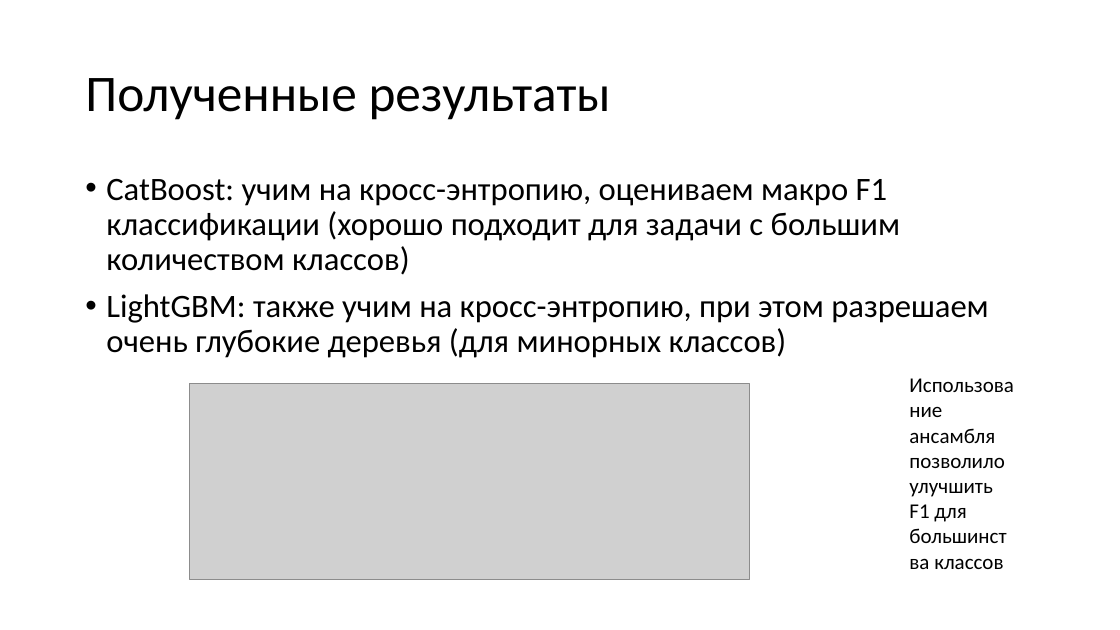
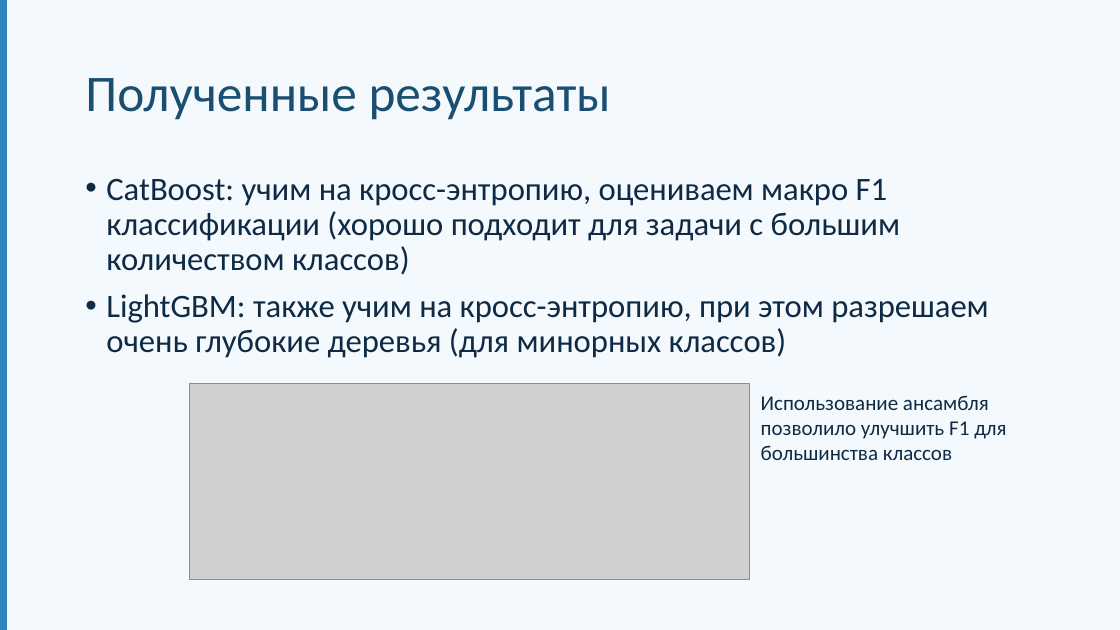
Before and after one commit to alexveider1/soa_hackathon, a slide deck: slide 8 of presentation_temp.pptx. Drawn at 1120x630 pixels with LibreOffice and Linux fonts; fonts in the diff are those of the drawing; grey boxes stand for pictures. Boxes give left, top, right and bottom in pixels: in the first picture for what was removed or moved away, otherwise in the second. Text is boxed around its words. In the diff, an @@ line names an element or a change of style, - is before the commit and + after.

Commit message:
update presentation

```diff
--- a/presentation_temp.pptx
+++ b/presentation_temp.pptx
@@ background #FFFFFF to #F4F9FD @@
@@ rectangle added at [0, 0, 7, 630], fill #2E86C1 @@
@@ title "Полученные результаты" at [85, 78, 611, 120]: text colour #000000 to #1B4F72 @@
@@ text "CatBoost: учим на кросс-энтропию, оцениваем ..." at [106, 178, 988, 358]: text colour #000000 to #0F2A44 @@
@@ text "Использование ансамбля позволило улучшить F1 ..." at [761, 395, 1006, 460]: text colour #000000 to #0F2A44 @@
@@ text "Использование ансамбля позволило улучшить F1 ...": place and size @@
-text "Использование ансамбля позволило улучшить F1 ..." at [909, 428, 1004, 569]
+text "Использование ансамбля позволило улучшить F1 ..." at [761, 395, 1006, 460]
```
Also in this commit, not shown: 9 other slides changed.
